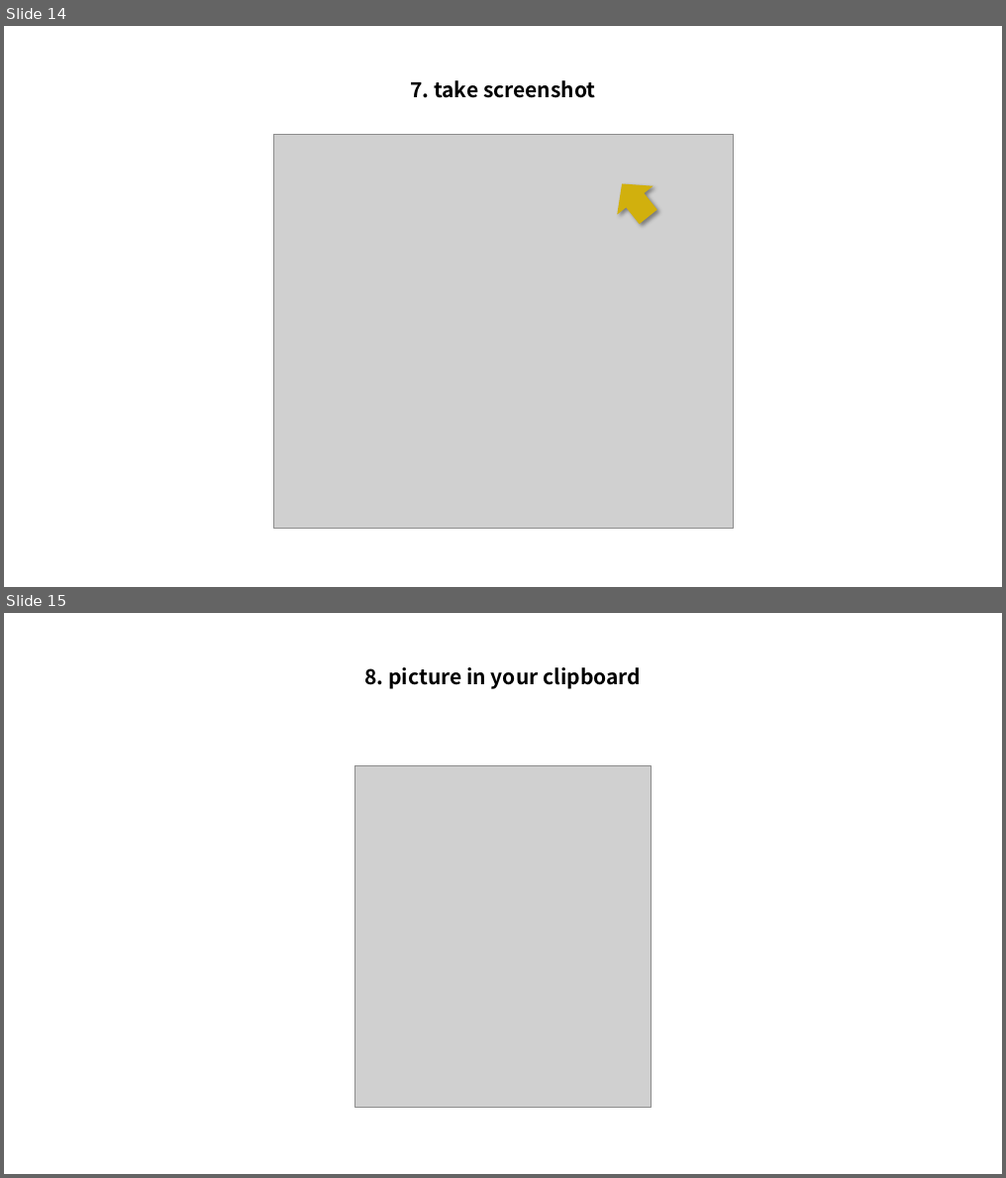
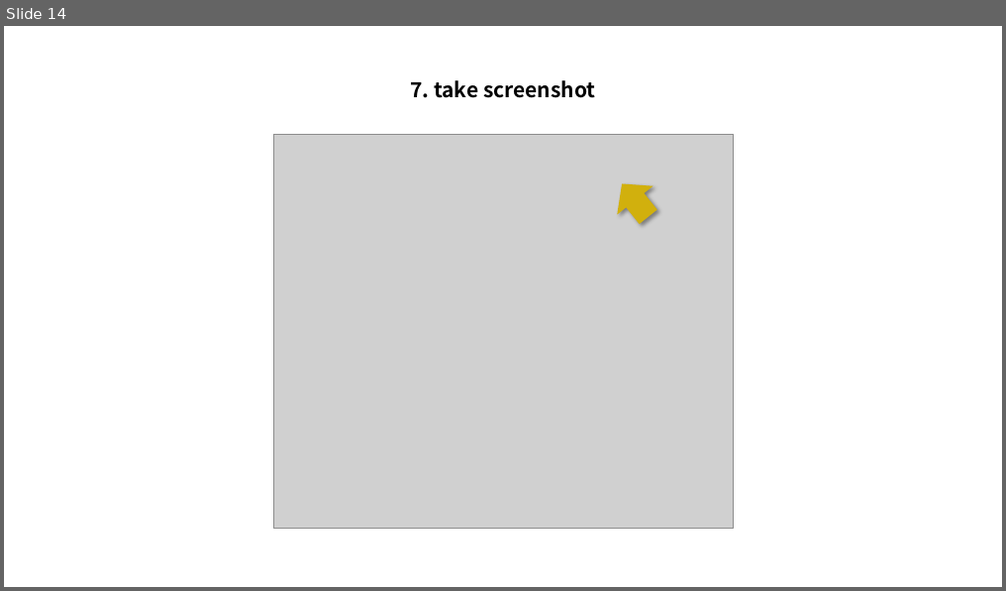
Before and after one commit to nakayama-kazuki/202x, a slide deck: stick-figure/stick-figure-help.pptx. Shown one above the other, each under a label of ours: slides 14 and 15 before the commit, slide 14 after it. The pictures are 1006x1178 and 1006x591 pixels, drawn with LibreOffice and Linux fonts; fonts in the diff are those of the drawing; grey boxes stand for pictures. Boxes give left, top, right and bottom in pixels: in the first picture for what was removed or moved away, otherwise in the second. Text is boxed around its words. In the diff, an @@ line names an element or a change of style, - is before the commit and + after.

```diff
--- a/stick-figure/stick-figure-help.pptx
+++ b/stick-figure/stick-figure-help.pptx
@@ slide 15 removed at (x1=4, y1=613, x2=1002, y2=1174), background #FFFFFF @@
@@ text removed at (x1=364, y1=667, x2=641, y2=689) @@
-8. picture in your clipboard
@@ picture removed at (x1=355, y1=765, x2=650, y2=1107) @@
```
Also in this commit, not shown: 1 slide changed, 1 slide added, 1 other file.
